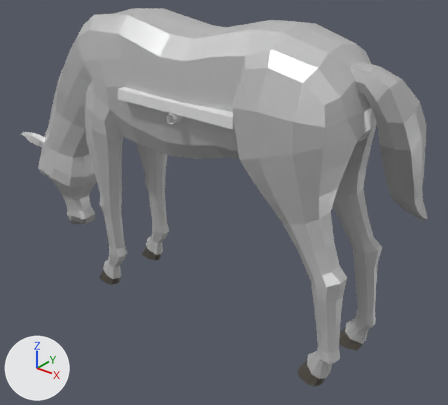
Two versions of the glTF model game/assets/models/buildings/horse_2.glb, one commit apart.
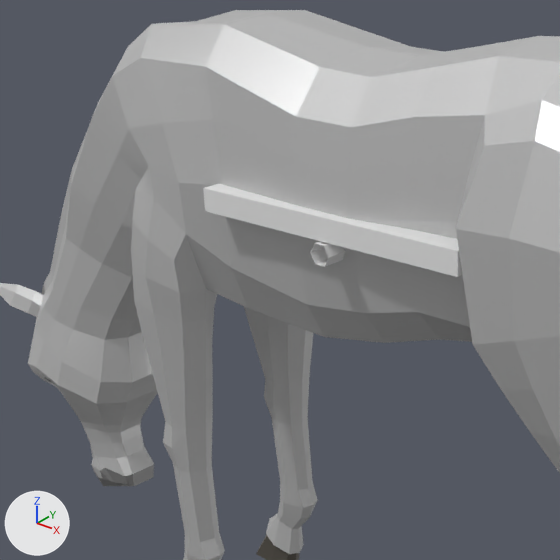
Each version appears first whole from a camera (50 mm lens) standing at (1.81, -2.18, 2.01) and looking at (0.0, 0.09, 0.61), and next in a close-up on the part from 6% to 62% of the width and 1% to 64% of the height. The axes (+X, +Y, +Z) are drawn at lower left. The lights are the same throughout. The older version's two pictures come first. Vertices at exactly the same position are counted once.

Objects in the first close-up: 'horse_2'.
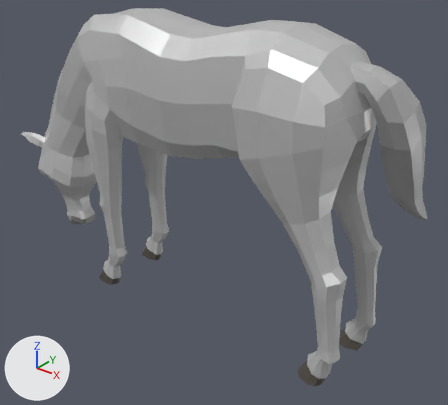
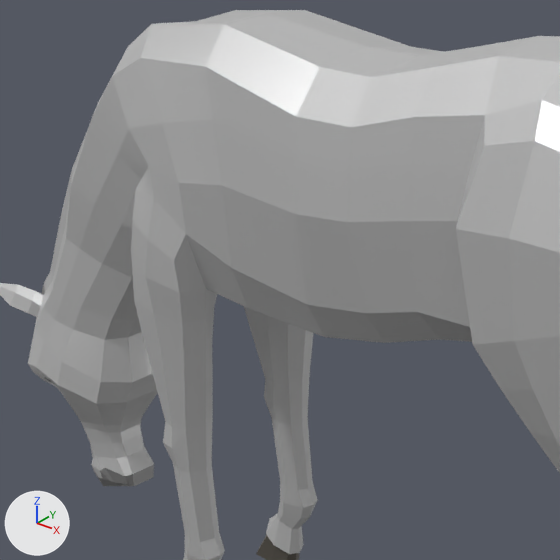
Changed parts and their boxes (x1, y1, x2, y2) in the close-ups (560 x 560 px):
'horse_2', reshaped: (0, 10, 560, 560) in both
part 1 of me_horse, deleted: before (310, 241, 345, 267)
part 2 of me_horse, deleted: before (203, 184, 463, 277)

The change, as a diff of the scene's bpy script:
```diff
--- a/game/assets/models/buildings/horse_2.glb.py
+++ b/game/assets/models/buildings/horse_2.glb.py
@@ mat_main @@
 n0 = _N.new('ShaderNodeBsdfPrincipled'); n0.name = 'Principled BSDF'
+n0.inputs[0].default_value = (0.62, 0.62, 0.62, 1.0)  # 'Base Color', light grey #cecece
 n0.inputs[1].default_value = 0.4  # 'Metallic'
@@ mat_main @@
 n1 = _N.new('ShaderNodeOutputMaterial'); n1.name = 'Material Output'
-n2 = _N.new('ShaderNodeMix'); n2.name = 'Mix'
-n2.data_type = 'RGBA'
-n2.blend_type = 'MULTIPLY'
-n2.inputs[0].default_value = 1.0  # 'Factor'
-n2.inputs[7].default_value = (0.62, 0.62, 0.62, 1.0)  # 'B', light grey #cecece
-n3 = _N.new('ShaderNodeVertexColor'); n3.name = 'Color Attribute'
 _L.new(n0.outputs[0], n1.inputs[0])  # 'BSDF' to 'Surface'
-_L.new(n2.outputs[2], n0.inputs[0])  # 'Result' to 'Base Color'
-_L.new(n3.outputs[0], n2.inputs[6])  # 'Color' to 'A'
@@ mat_hooves @@
 n0 = _N.new('ShaderNodeBsdfPrincipled'); n0.name = 'Principled BSDF'
+n0.inputs[0].default_value = (0.118, 0.105, 0.0872, 1.0)  # 'Base Color', dark grey #605b53
 n0.inputs[1].default_value = 0.4  # 'Metallic'
@@ mat_hooves @@
 n1 = _N.new('ShaderNodeOutputMaterial'); n1.name = 'Material Output'
-n2 = _N.new('ShaderNodeMix'); n2.name = 'Mix'
-n2.data_type = 'RGBA'
-n2.blend_type = 'MULTIPLY'
-n2.inputs[0].default_value = 1.0  # 'Factor'
-n2.inputs[7].default_value = (0.118, 0.105, 0.0872, 1.0)  # 'B', dark grey #605b53
-n3 = _N.new('ShaderNodeVertexColor'); n3.name = 'Color Attribute'
 _L.new(n0.outputs[0], n1.inputs[0])  # 'BSDF' to 'Surface'
-_L.new(n2.outputs[2], n0.inputs[0])  # 'Result' to 'Base Color'
-_L.new(n3.outputs[0], n2.inputs[6])  # 'Color' to 'A'
@@ mat_main_light @@
 n0 = _N.new('ShaderNodeBsdfPrincipled'); n0.name = 'Principled BSDF'
+n0.inputs[0].default_value = (0.82, 0.82, 0.82, 1.0)  # 'Base Color', white #eaeaea
 n0.inputs[1].default_value = 0.4  # 'Metallic'
@@ mat_main_light @@
 n1 = _N.new('ShaderNodeOutputMaterial'); n1.name = 'Material Output'
-n2 = _N.new('ShaderNodeMix'); n2.name = 'Mix'
-n2.data_type = 'RGBA'
-n2.blend_type = 'MULTIPLY'
-n2.inputs[0].default_value = 1.0  # 'Factor'
-n2.inputs[7].default_value = (0.82, 0.82, 0.82, 1.0)  # 'B', white #eaeaea
-n3 = _N.new('ShaderNodeVertexColor'); n3.name = 'Color Attribute'
 _L.new(n0.outputs[0], n1.inputs[0])  # 'BSDF' to 'Surface'
-_L.new(n2.outputs[2], n0.inputs[0])  # 'Result' to 'Base Color'
-_L.new(n3.outputs[0], n2.inputs[6])  # 'Color' to 'A'
@@ me_horse @@
-me_horse.from_pydata(...)  # 1113 vertices, 2204 faces; spans x -1.44..0.99, y -0.31..0.34, z 0.0..1.57
+me_horse.from_pydata(...)  # 1093 vertices, 2182 faces; spans x -1.44..0.99, y -0.31..0.34, z 0.0..1.57
+# me_horse part 1: the loose piece of 12 vertices spanning x -0.03..0.02, y -0.28..0.28, z 1.13..1.17 is deleted
+# me_horse part 2: the loose piece of 8 vertices spanning x -0.35..0.33, y -0.27..0.27, z 1.17..1.22 is deleted
 me_horse.materials.append(mat_main)
@@ me_horse @@
 me_horse.materials.append(mat_eye_white)
-me_horse.materials.append(mat_iron)
-me_horse.materials.append(mat_planks)
```
